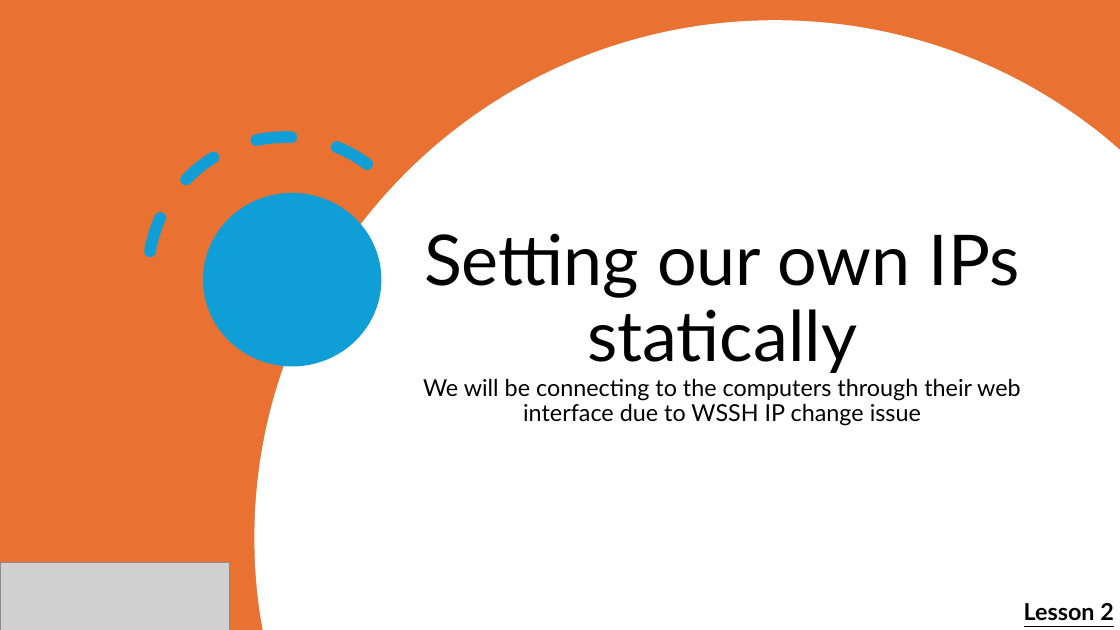
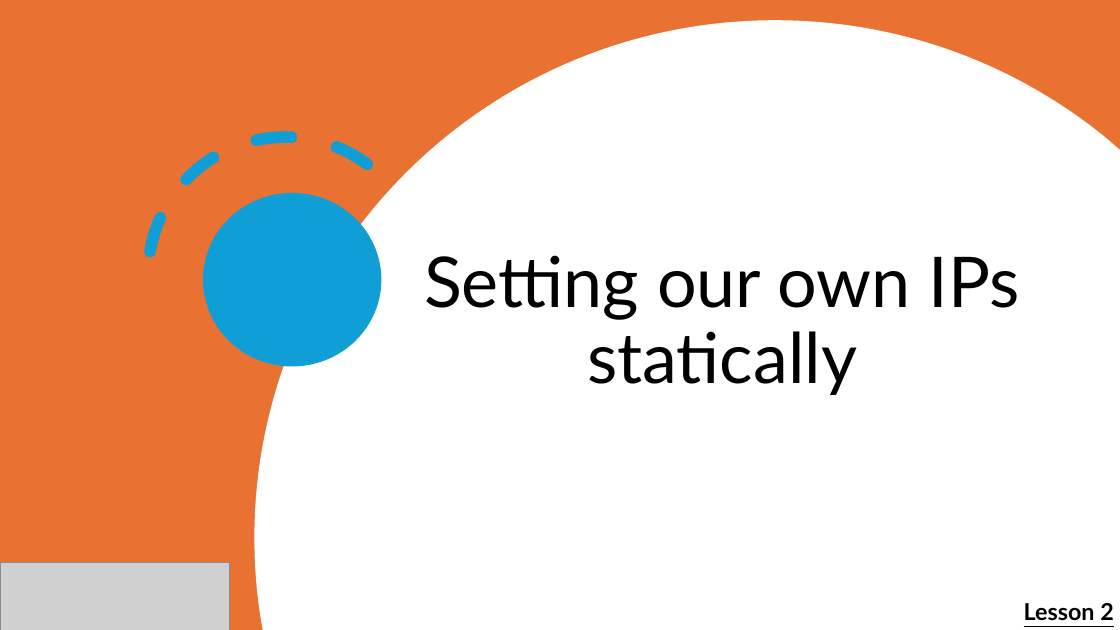
Before and after one commit to cadenkelly-lang/CyberSec-Networking-2026-REU, a slide deck: slide 30 of Module Content, End of Summer Presentation Content/Training Module Slides.pptx. Drawn at 1120x630 pixels with LibreOffice and Linux fonts; fonts in the diff are those of the drawing; grey boxes stand for pictures. Boxes give left, top, right and bottom in pixels: in the first picture for what was removed or moved away, otherwise in the second. Text is boxed around its words. In the diff, an @@ line names an element or a change of style, - is before the commit and + after.

```diff
--- a/Module Content, End of Summer Presentation Content/Training Module Slides.pptx
+++ b/Module Content, End of Summer Presentation Content/Training Module Slides.pptx
@@ title at (x1=424, y1=255, x2=1020, y2=395): text changed; size 20 to 60 pt @@
-Setting our own IPs statically
-We will be connecting to the computers through their web interface due to WSSH IP change issue
+Setting our own IPs statically
```
Also in this commit, not shown: 9 other slides changed, 3 slides added, 1 slide removed, 1 other file.
